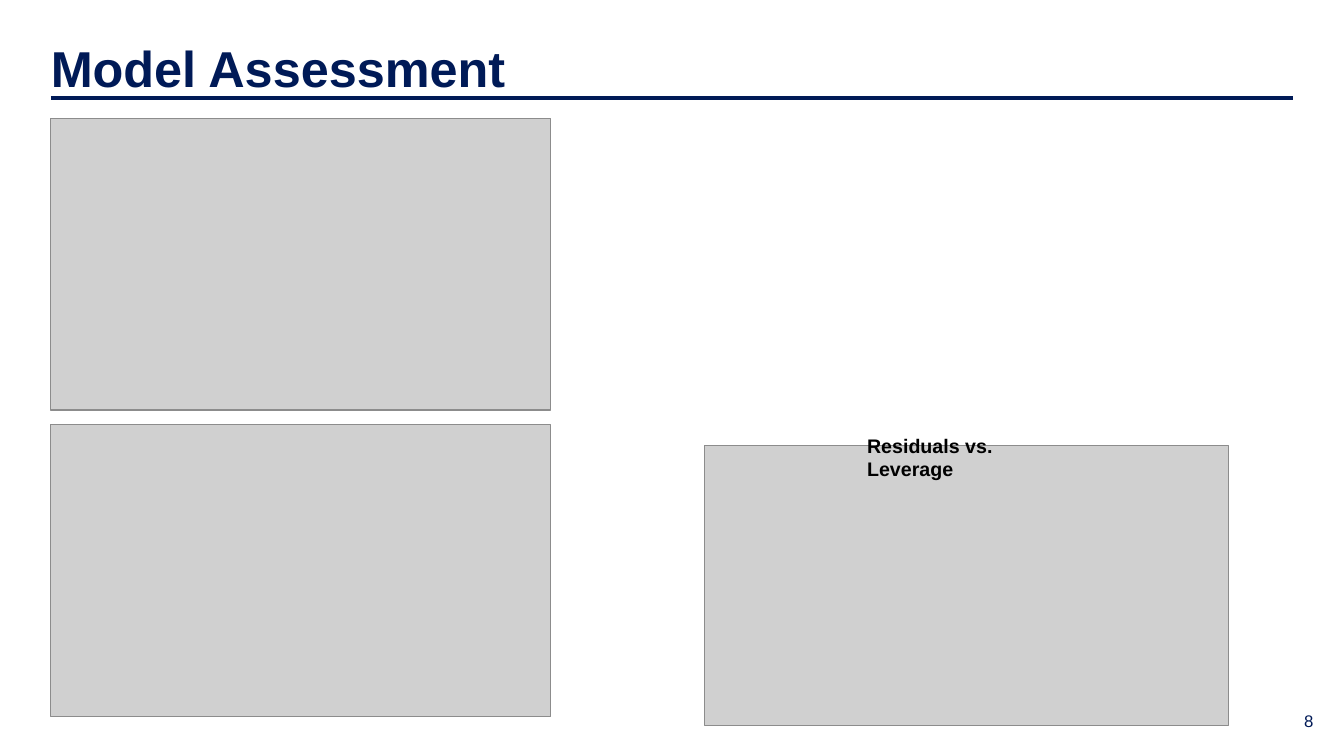
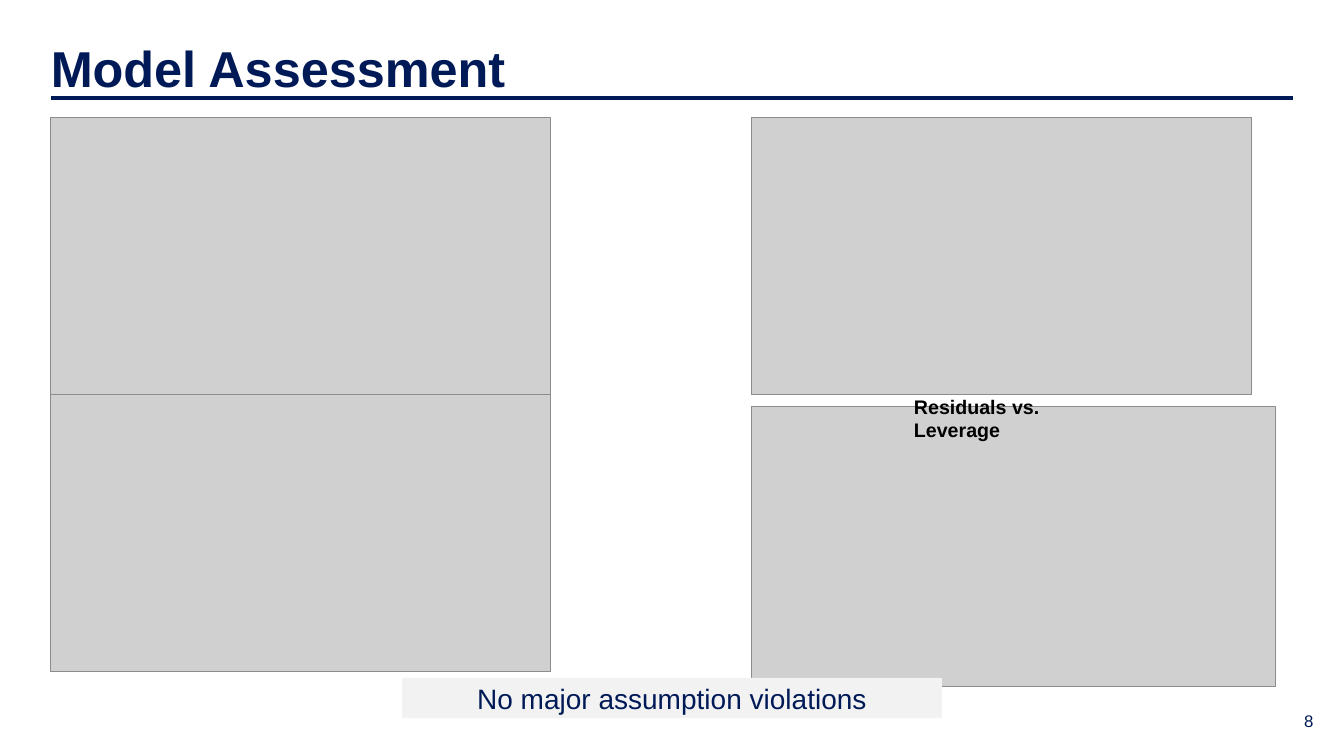
Before and after one commit to IDS-702-F21/team-project-1-effects-of-job-training-on-wages-yellowfellows, a slide deck: slide 8 of Presentation/slide_deck.pptx. Drawn at 1344x756 pixels with LibreOffice and Linux fonts; fonts in the diff are those of the drawing; grey boxes stand for pictures; background and template pictures are left out. Boxes give left, top, right and bottom in pixels: in the first picture for what was removed or moved away, otherwise in the second. Text is boxed around its words. In the diff, an @@ line names an element or a change of style, - is before the commit and + after.

```diff
--- a/Presentation/slide_deck.pptx
+++ b/Presentation/slide_deck.pptx
@@ picture resized from (x1=50, y1=118, x2=551, y2=409) to (x1=50, y1=118, x2=551, y2=395) @@
@@ picture added at (x1=751, y1=118, x2=1251, y2=395) @@
@@ picture resized from (x1=50, y1=425, x2=551, y2=717) to (x1=50, y1=395, x2=551, y2=673) @@
@@ picture moved from (x1=705, y1=446, x2=1229, y2=726) to (x1=751, y1=406, x2=1275, y2=687) @@
@@ text "Residuals vs. Leverage" moved from (x1=867, y1=438, x2=992, y2=480) to (x1=914, y1=399, x2=1039, y2=441) @@
@@ rectangle added at (x1=402, y1=679, x2=943, y2=719), fill #F2F2F2, 20 pt, text #001A57 @@
+No major assumption violations
```
Also in this commit, not shown: 5 other slides changed, 7 other files.
